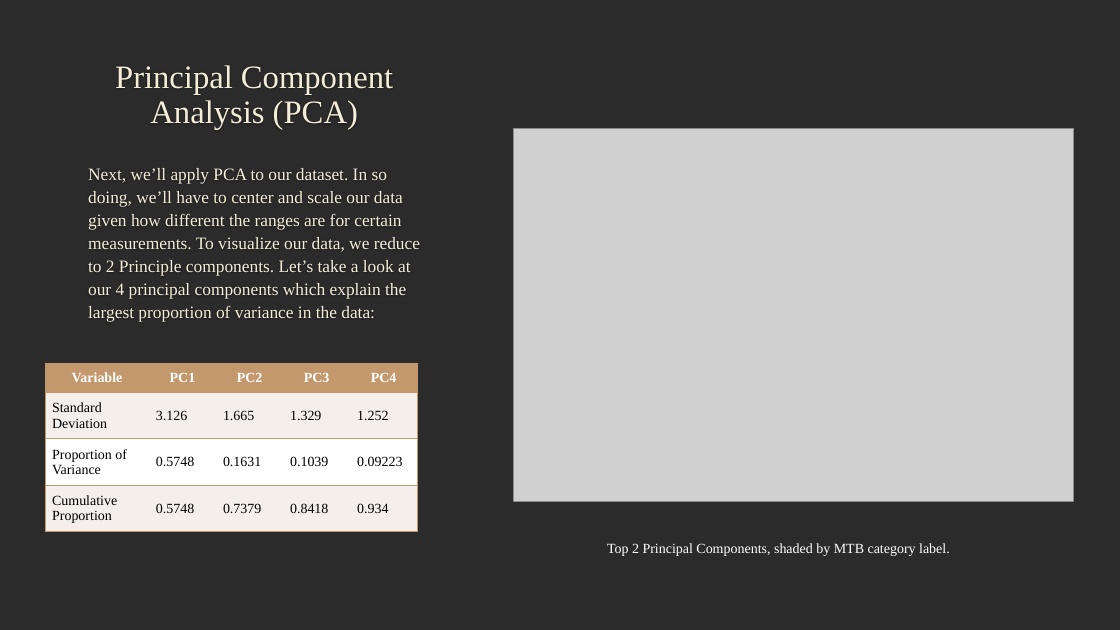
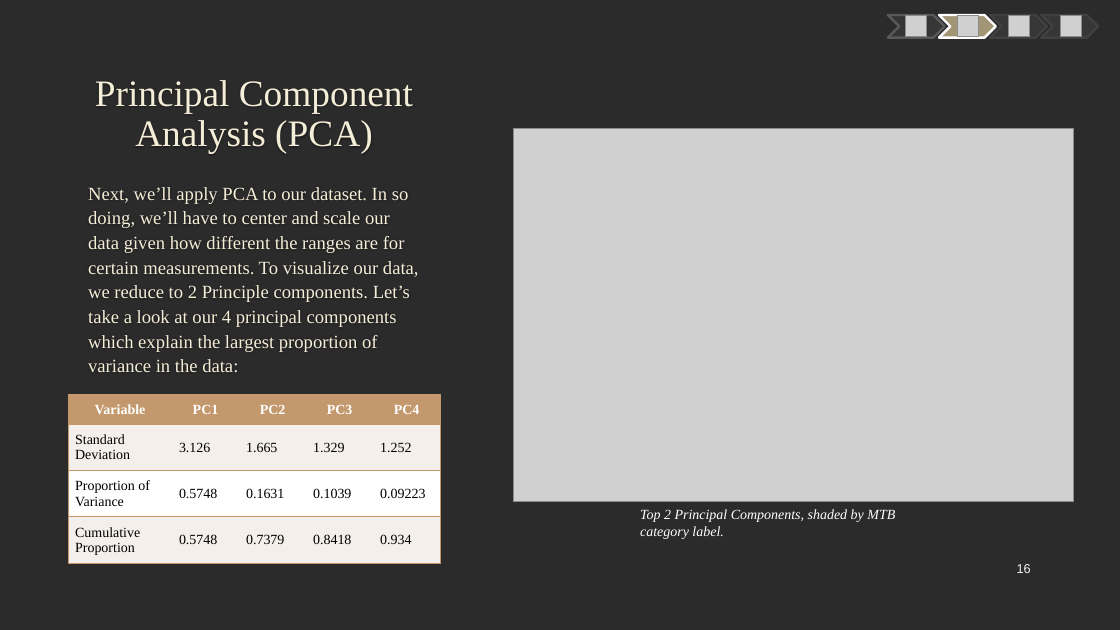
Before and after one commit to mczerwin/MTB-Categorization-Analysis, a slide deck: slide 16 of Reports/MTB Data Analysis Presentation.pptx (slide 14 before the commit). Drawn at 1120x630 pixels with LibreOffice and Linux fonts; fonts in the diff are those of the drawing; grey boxes stand for pictures; background and template pictures are left out; a plain dark background stands for a picture behind light text. Boxes give left, top, right and bottom in pixels: in the first picture for what was removed or moved away, otherwise in the second. Text is boxed around its words. In the diff, an @@ line names an element or a change of style, - is before the commit and + after.

Commit message:
Last Formatting Tweaks to Presentation

```diff
--- a/Reports/MTB Data Analysis Presentation.pptx
+++ b/Reports/MTB Data Analysis Presentation.pptx
@@ freeform shape added at bbox=[888, 15, 945, 38], fill #363636, outline #595959 2 pt @@
@@ picture added at bbox=[906, 16, 927, 37] @@
@@ freeform shape added at bbox=[939, 15, 996, 38], fill #A19574, outline #FFFFFF 2 pt @@
@@ picture added at bbox=[958, 16, 979, 37] @@
@@ freeform shape added at bbox=[991, 15, 1048, 38], fill #363636, outline #404040 2 pt @@
@@ picture added at bbox=[1009, 16, 1030, 37] @@
@@ freeform shape added at bbox=[1042, 15, 1099, 38], fill #363636, outline #404040 2 pt @@
@@ picture added at bbox=[1060, 16, 1081, 37] @@
@@ title "Principal Component Analysis (PCA)" at bbox=[95, 80, 413, 153]: size 28 to 32 pt; vertical alignment top to middle @@
@@ text "Next, we’ll apply PCA to ..." at bbox=[88, 187, 419, 372]: size 14.9 to 16 pt; vertical alignment top to bottom @@
@@ table: place and size @@
-table at bbox=[45, 363, 418, 530]
+table at bbox=[68, 395, 441, 569]
@@ text "Top 2 Principal Components, shaded ...": place and size @@
-text "Top 2 Principal Components, shaded ..." at bbox=[607, 543, 950, 556]
+text "Top 2 Principal Components, shaded ..." at bbox=[640, 509, 895, 539]
@@ text "Top 2 Principal Components, shaded ..." at bbox=[640, 509, 895, 539]: italic on @@
@@ page number added at bbox=[1017, 564, 1031, 573], 11 pt, text #F2F2F2 @@
+16
```
Also in this commit, not shown: 19 other slides changed, 6 slides added, 2 slides removed, 1 other file.
